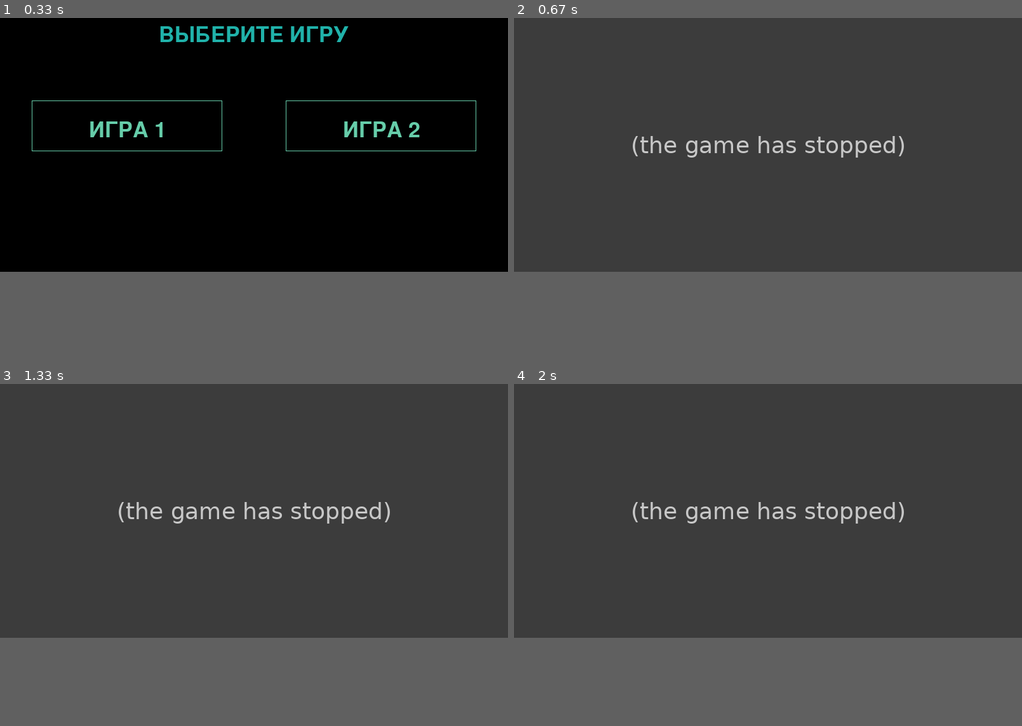
Above: before the commit, frames 1-4 (two rows, left to right).
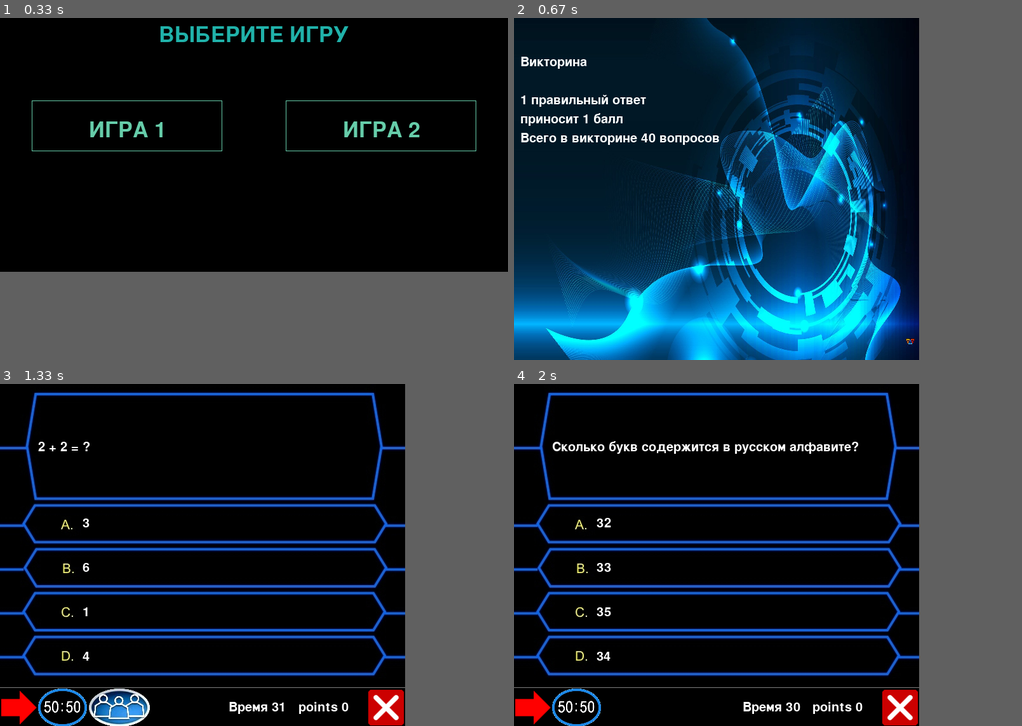
Above: after the commit, the same moments.

Repository: Egor66543/Pygame_project
Game: pygame game, started from finalfile.py
The game is run twice, just before and just after one commit, with the same random seed, the same clock (stepped at 60 frames per second) and the same inputs.
Inputs (mouse positions are in pixels of both pictures, inside the frame that each line leads up to):
- Up to frame 1 (0.33 s): no input
- Up to frame 2 (0.67 s): click (641, 127) at 0.38 s
- Up to frame 3 (1.33 s): hold Right 0.67-1.13 s; move the mouse to (187, 568) at 0.7 s; click "Level 1" at 1.27 s
- Up to frame 4 (2 s): click (625, 705) at 1.6 s; click "3" at 1.93 s
In frame 2 the window is 800x400 before the commit and 638x539 after it. Grey fills any space a smaller window leaves; there, only what the larger window draws over its background counts as a difference.

Frame 1 is identical in both runs. In frame 2, 78% of the frame differs, in the area x 0-80%, y 0-100%; in frame 3, 64%; in frame 4, 63%.
Before the commit the program exited at 0.38 s; later frames show no game.

Commit message:
update the data folder

Diff:
--- a/finalfile.py
+++ b/finalfile.py
@@ -34,7 +34,7 @@
 
 def load_image(name, colorkey=None):
     if not os.path.isfile(name):
-        print('Файл не найден')
+        print(f'Файл не найден {name}')
         sys.exit()
     image = pygame.image.load(name)
     if colorkey is not None:
@@ -161,17 +161,17 @@
 def render():
     global points
     screen.fill((0, 0, 0))
-    image = load_image('fon.jpg')
+    image = load_image('data/fon.jpg')
     screen.blit(image, (0, 0))
-    image = load_image('skip_question_button.png')
+    image = load_image('data/skip_question_button.png')
     screen.blit(image, (0, 480))
-    image = load_image('exit_button.png')
+    image = load_image('data/exit_button.png')
     screen.blit(image, (578, 480))
     if suggest:
-        image = load_image('50_50.png')
+        image = load_image('data/50_50.png')
         screen.blit(image, (60, 480))
     if hall:
-        image = load_image('hall_help.jpg')
+        image = load_image('data/hall_help.jpg')
         screen.blit(image, (140, 480))
 
     draw_text(60, 90, 30, f[question_number])
@@ -198,13 +198,13 @@
 
 
 def render_menu():
-    image = load_image('level_button.png')
+    image = load_image('data/level_button.png')
     screen.blit(image, (15, 40))
-    image = load_image('level_button.png')
+    image = load_image('data/level_button.png')
     screen.blit(image, (15, 110))
-    image = load_image('level_button.png')
+    image = load_image('data/level_button.png')
     screen.blit(image, (15, 410))
-    image = load_image('1.svg')
+    image = load_image('data/1.svg')
     screen.blit(image, (300, 20))
     draw_text(70, 60, 30, "Level 1")
     draw_text(70, 130, 30, "Level 2")
@@ -294,7 +294,7 @@
                       "1 правильный ответ",
                       "приносит 1 балл",
                       "Всего в викторине 40 вопросов"]
-    fon = pygame.transform.scale(load_image('start_fon.jpg'), (width, height))
+    fon = pygame.transform.scale(load_image('data/start_fon.jpg'), (width, height))
     screen.blit(fon, (0, 0))
     font = pygame.font.Font(None, 30)
     text_coord = 50
Binary file added: data/lamp.jpg
